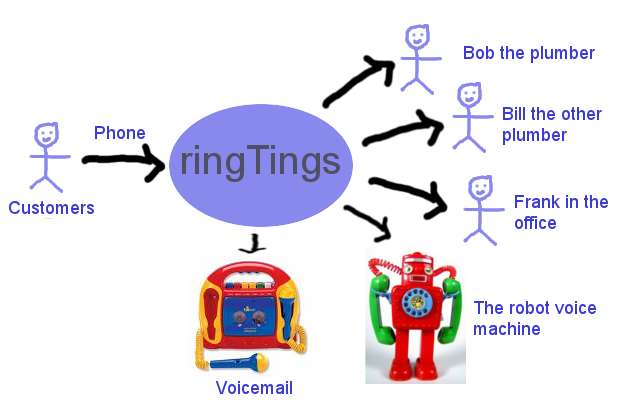
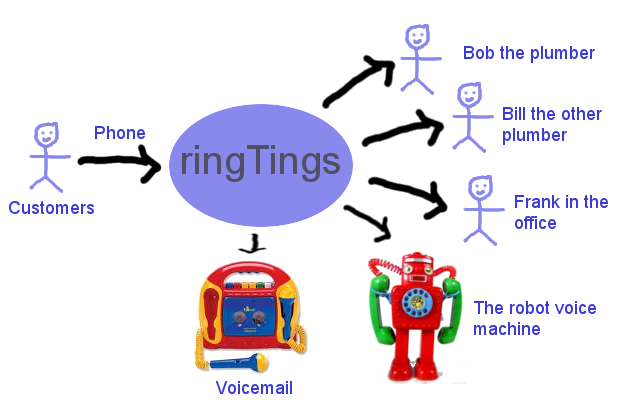
Before/after of a 640 x 400 layered artwork. What changed in the layer stack:
painted on "Clipboard" over [365, 248, 466, 384]
painted on "Clipboard#2" over [321, 54, 419, 148]
painted on "Clipboard#6" over [188, 256, 312, 380]
painted on "Clipboard#5" over [236, 232, 268, 255]
painted on "Clipboard#4" over [342, 183, 405, 263]
painted on "Clipboard#1" over [349, 176, 448, 244]
painted on "Clipboard#3" over [347, 87, 445, 189]
added layer "Clipboard#7" above "Background" over [77, 144, 162, 185]
hid "Background", painted on it over [43, 54, 466, 384]
